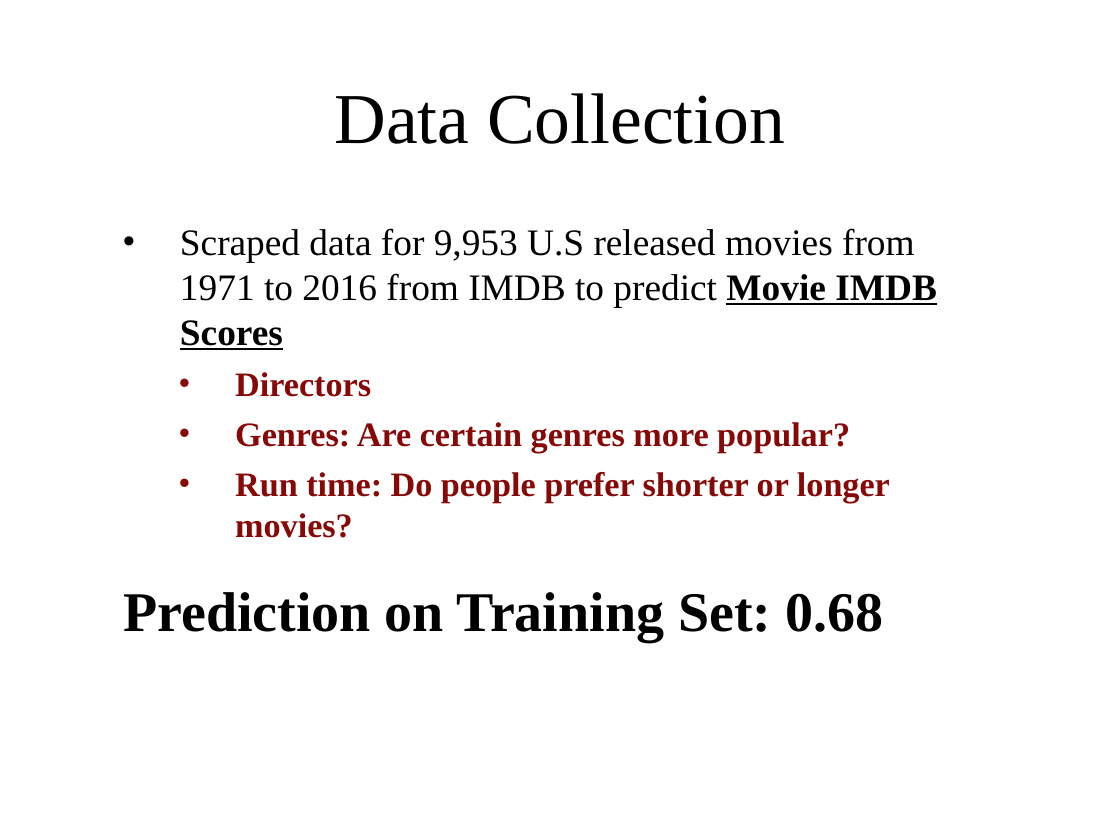
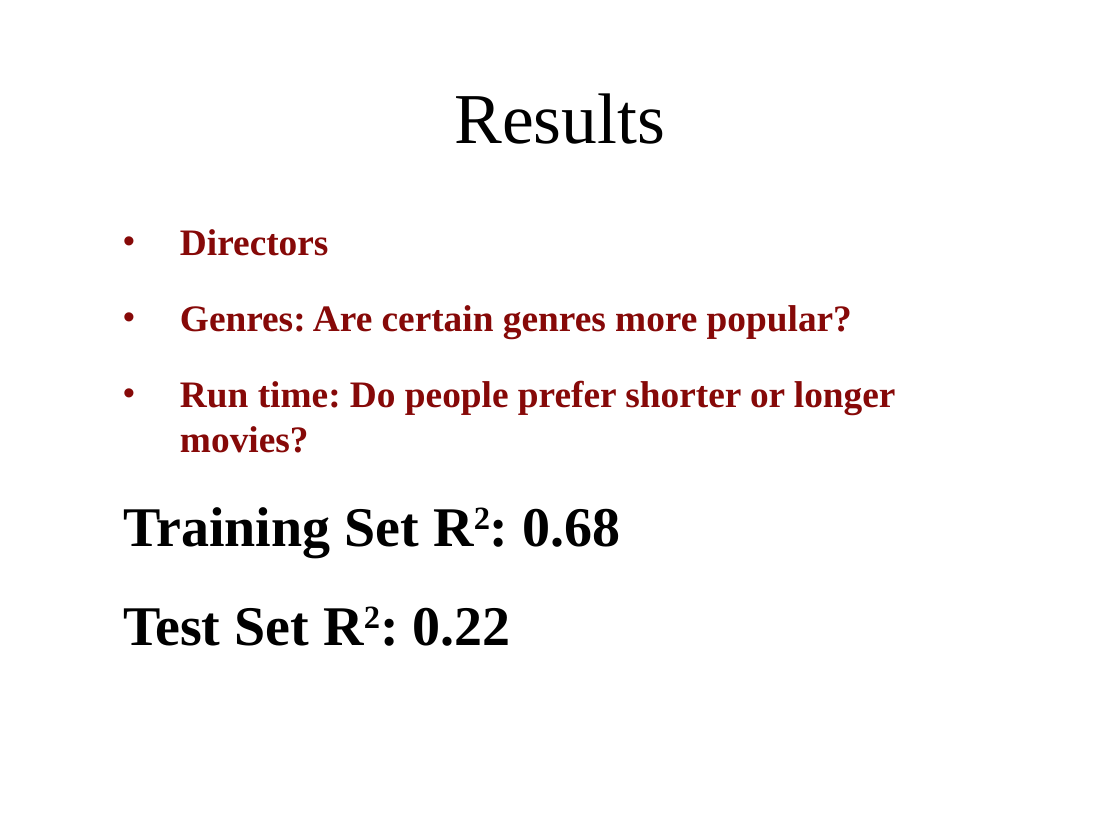
Before and after one commit to lois19881988/TDI_Capstone_submission, a slide deck: slide 5 of Capstone final.pptx (slide 7 before the commit). Drawn at 1120x840 pixels with LibreOffice and Linux fonts; fonts in the diff are those of the drawing; background and template pictures are left out. Boxes give left, top, right and bottom in pixels: in the first picture for what was removed or moved away, otherwise in the second. Text is boxed around its words. In the diff, an @@ line names an element or a change of style, - is before the commit and + after.

Commit message:
ppt changes

```diff
--- a/Capstone final.pptx
+++ b/Capstone final.pptx
@@ title at [455,93,665,144]: text changed @@
-Data Collection
+Results
@@ text at [180,228,937,350]: paragraph removed @@
-• Scraped data for 9,953 U.S released movies from 1971 to 2016 from IMDB to predict Movie IMDB Scores
@@ text at [180,229,896,453]: size 22 to 24 pt in "Directors", "Genres: Are certain genres more popular?", "Run time: Do people prefer shorter or ..."; list level 2 to 1 in "Directors"; list level 2 to 1 in "Genres: Are certain genres more ..."; list level 2 to 1 in "Run time: Do people prefer ..." @@
@@ text at [123,507,621,646]: text changed @@
-Prediction on Training Set: 0.68
+Training Set R2: 0.68
+Test Set R2: 0.22
```
Also in this commit, not shown: 1 other slide changed, 3 slides removed.
